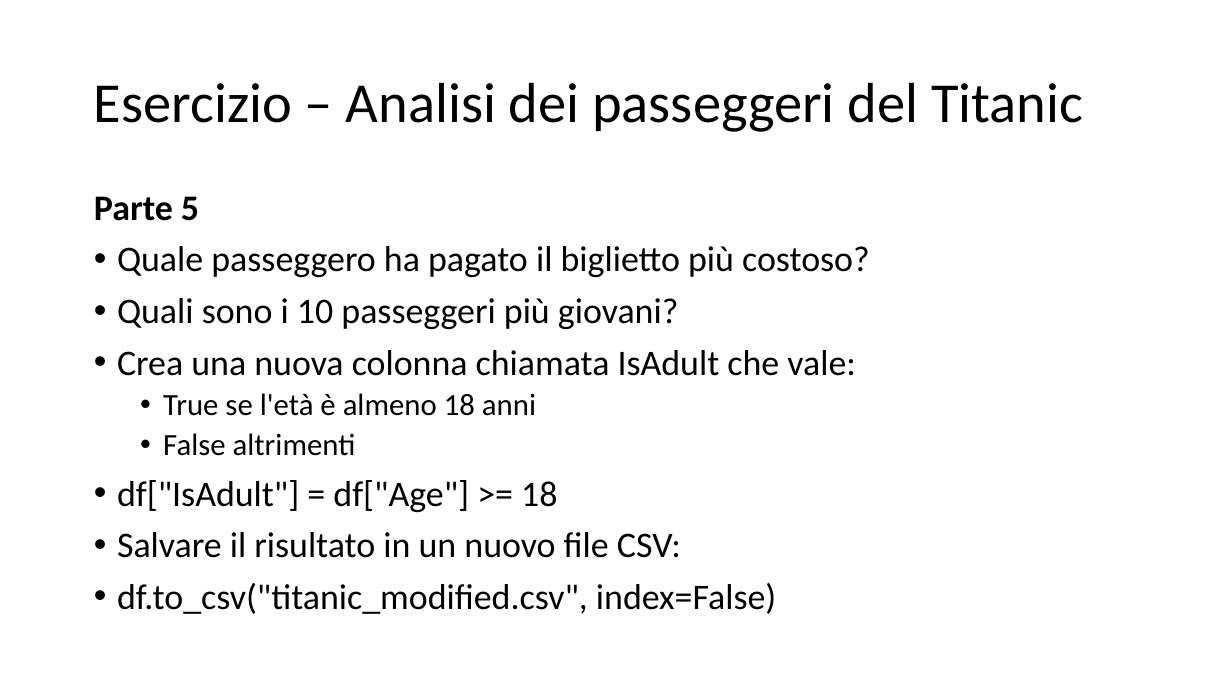
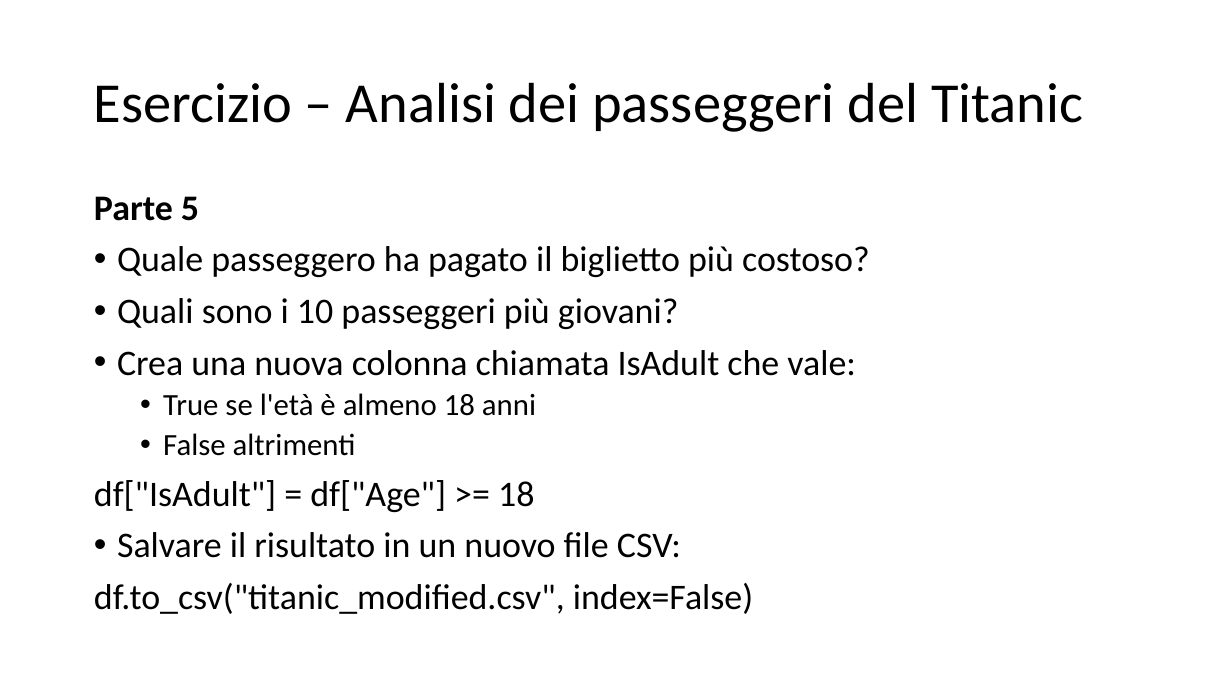
Before and after one commit to dipialx/Corso-Python, a slide deck: slide 6 of EsercizioLez3.2.pptx. Drawn at 1232x693 pixels with LibreOffice and Linux fonts; fonts in the diff are those of the drawing. Boxes give left, top, right and bottom in pixels: in the first picture for what was removed or moved away, otherwise in the second. Text is boxed around its words. In the diff, an @@ line names an element or a change of style, - is before the commit and + after.

```diff
--- a/EsercizioLez3.2.pptx
+++ b/EsercizioLez3.2.pptx
@@ text at bbox=[94, 480, 753, 614]: bullet • to none @@
```
Also in this commit, not shown: 1 other slide changed, 5 other files.
